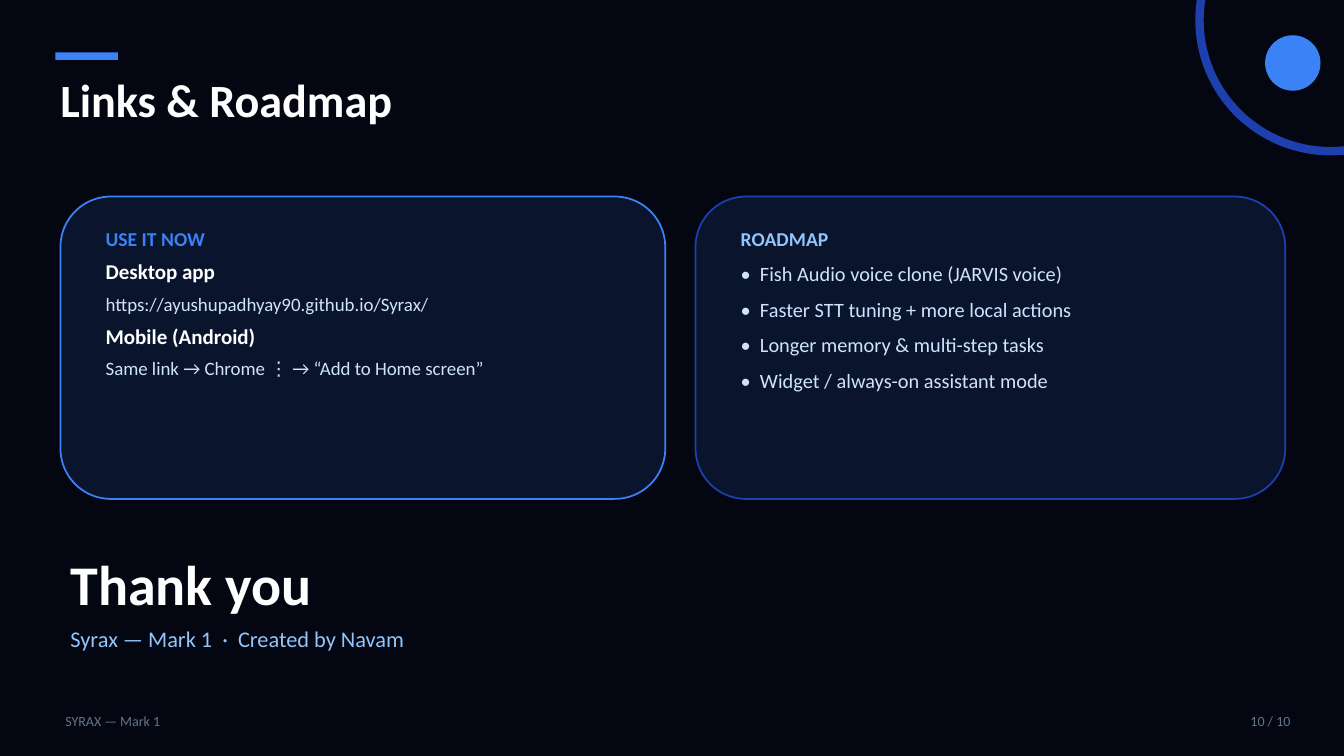
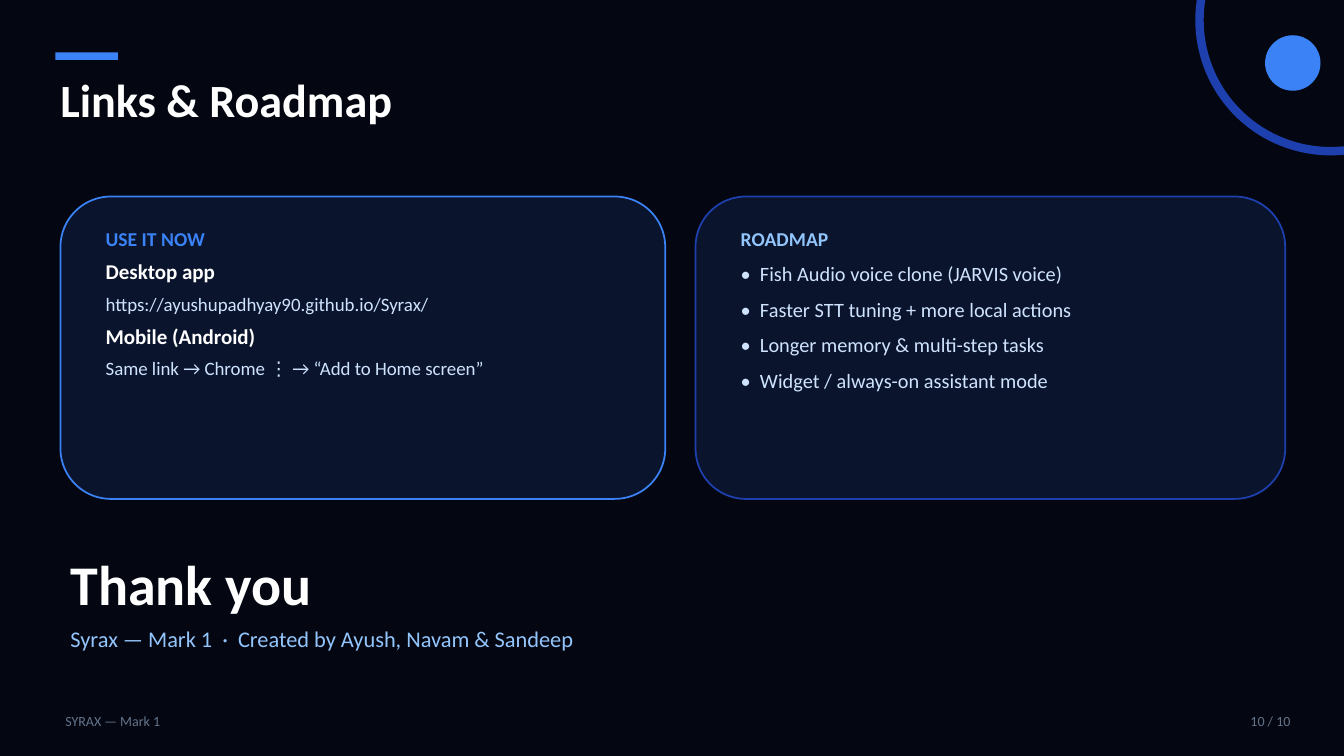
Before and after one commit to ayushupadhyay90/Syrax, a slide deck: slide 10 of presentation/Syrax-Presentation.pptx. Drawn at 1344x756 pixels with LibreOffice and Linux fonts; fonts in the diff are those of the drawing. Boxes give left, top, right and bottom in pixels: in the first picture for what was removed or moved away, otherwise in the second. Text is boxed around its words. In the diff, an @@ line names an element or a change of style, - is before the commit and + after.

Commit message:
creator credit fixed everywhere: Ayush, Navam, and Sandeep (AI prompt, instant identity answers, tech-stack line, PPT)

```diff
--- a/presentation/Syrax-Presentation.pptx
+++ b/presentation/Syrax-Presentation.pptx
@@ text at (70, 631, 573, 651): text changed @@
-Syrax — Mark 1 · Created by Navam
+Syrax — Mark 1 · Created by Ayush, Navam & Sandeep
```
Also in this commit, not shown: 1 other slide changed, 2 other files.
